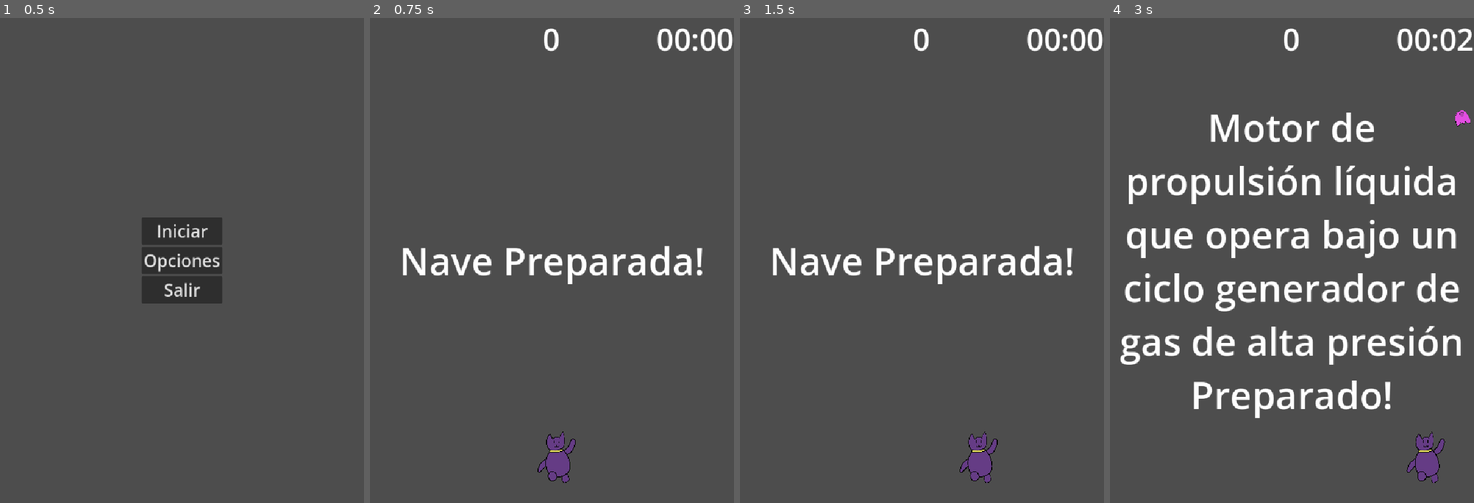
Above: before the commit, frames 1-4 (left to right).
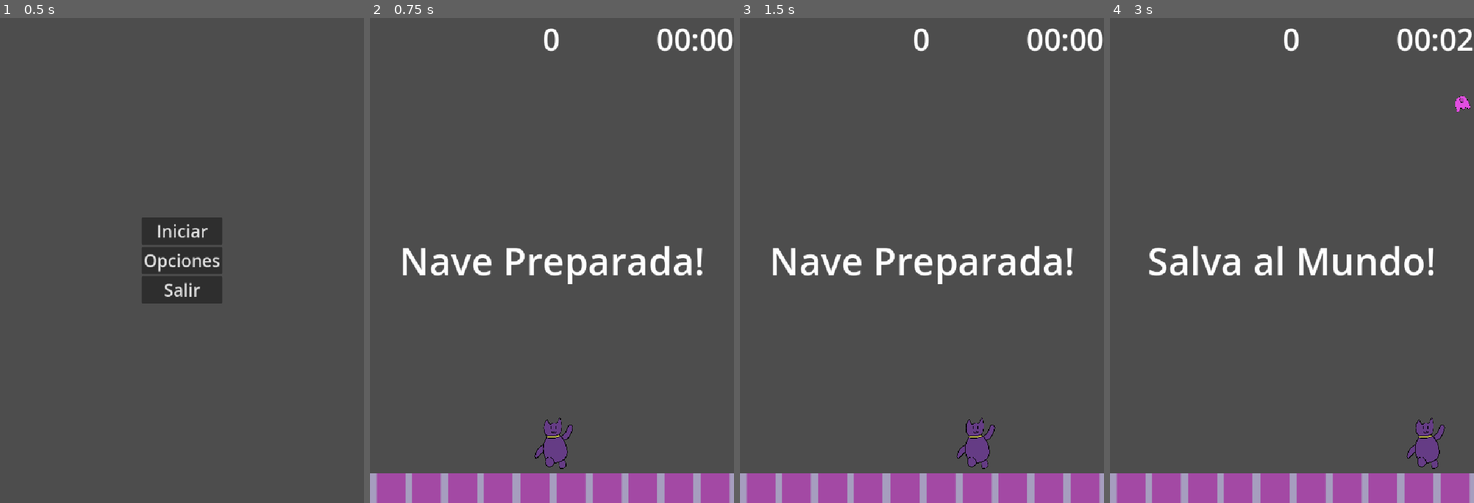
Above: after the commit, the same moments.

Repository: Ian-Jesus/El-viaje-de-Pon
Game: Godot game, scene res://Escenas/menu.tscn
Same seed, same stepped clock (60 frames per second), same inputs: the game is played once before the commit and once after it. The engine's default icon, where the game draws it, is replaced by a stand-in: a white triangle on a blue panel in a dark square.
Inputs:
- Up to frame 1 (0.5 s): no input
- Up to frame 2 (0.75 s): click "Iniciar" at 0.5 s
- Up to frame 3 (1.5 s): tap Enter (ui_accept) at 1.25 s; hold Right (ui_right) from 1.28 s (still down); tap D (der) at 1.35 s
- Up to frame 4 (3 s): tap Enter (ui_accept) at 1.52, 2.27 s; tap W (ata) at 2.1 s; tap D (der) at 2.3, 2.85 s; release Right (ui_right) at 2.78 s; hold A (izq) from 2.78 s (still down)

Frame 1 is identical in both runs. In frame 2, 6.7% of the frame differs, in the area x 0-100%, y 82-100%; in frame 3, 6.7%; in frame 4, 19%, in the area x 0-100%, y 16-100%.

Commit message:
barra de vida y cambios de codigo para Pon
Tambien ya funciona el ataque1 de DrMedusa

Diff:
--- a/Actores/pon.tscn
+++ b/Actores/pon.tscn
@@ -4,7 +4,7 @@
 [ext_resource type="Texture2D" uid="uid://cnb165qfdiie4" path="res://Sprites/PonVolando.0001.png" id="2_luh3v"]
 
 [sub_resource type="RectangleShape2D" id="RectangleShape2D_obaep"]
-size = Vector2(50, 80)
+size = Vector2(60, 80)
 
 [sub_resource type="RectangleShape2D" id="RectangleShape2D_q5sfa"]
 size = Vector2(50, 70)
--- a/Actores/tentaculo.tscn
+++ b/Actores/tentaculo.tscn
@@ -7,14 +7,10 @@
 [sub_resource type="RectangleShape2D" id="RectangleShape2D_7asr5"]
 size = Vector2(150, 1000)
 
-[node name="Tentanculo" type="Node2D" unique_id=1623238120]
+[node name="Tentaculo" type="CharacterBody2D" unique_id=1871316573]
+collision_layer = 2
+collision_mask = 0
 script = ExtResource("1_05e0r")
-
-[node name="Area2D" type="Area2D" parent="." unique_id=71737169]
-collision_layer = 0
-
-[node name="CollisionShape2D" type="CollisionShape2D" parent="Area2D" unique_id=887624451]
-shape = SubResource("RectangleShape2D_7asr5")
 
 [node name="Sprite2D" type="Sprite2D" parent="." unique_id=1366824884]
 visible = false
@@ -25,4 +21,5 @@
 [node name="Sprite2D2" type="Sprite2D" parent="." unique_id=1382096067]
 texture = ExtResource("3_uqgc3")
 
-[connection signal="body_entered" from="Area2D" to="." method="_on_area_2d_body_entered"]
+[node name="CollisionShape2D" type="CollisionShape2D" parent="." unique_id=887624451]
+shape = SubResource("RectangleShape2D_7asr5")
--- a/Escenas/hud.tscn
+++ b/Escenas/hud.tscn
@@ -1,6 +1,7 @@
 [gd_scene format=3 uid="uid://cijiqea28tuva"]
 
-[ext_resource type="Script" uid="uid://d2154fnlg7abp" path="res://Scripts/hud.gd" id="1_4nel0"]
+[ext_resource type="Script" uid="uid://d2154fnlg7abp" path="res://Scripts/UI/hud.gd" id="1_4nel0"]
+[ext_resource type="Texture2D" uid="uid://lcce61tcg685" path="res://Sprites/prototipos/barraVidaPon10.png" id="2_v1vk6"]
 
 [node name="HUD" type="CanvasLayer" unique_id=1808341901]
 script = ExtResource("1_4nel0")
@@ -51,6 +52,16 @@
 [node name="PeligroT" type="Timer" parent="." unique_id=1070822580]
 wait_time = 2.0
 
+[node name="TextureRect" type="TextureRect" parent="." unique_id=1153162358]
+anchors_preset = 12
+anchor_top = 1.0
+anchor_right = 1.0
+anchor_bottom = 1.0
+offset_top = -63.0
+grow_horizontal = 2
+grow_vertical = 0
+texture = ExtResource("2_v1vk6")
+
 [connection signal="timeout" from="InicioTimer" to="." method="_on_inicio_timer_timeout"]
 [connection signal="timeout" from="TiempoJuego" to="." method="_on_tiempo_juego_timeout"]
 [connection signal="timeout" from="PeligroT" to="." method="_on_peligro_t_timeout"]
--- a/Escenas/nuevo_mundo.tscn
+++ b/Escenas/nuevo_mundo.tscn
@@ -38,7 +38,7 @@
 position = Vector2(391, -90)
 
 [node name="Pon" parent="." unique_id=1275403122 instance=ExtResource("2_qeco3")]
-position = Vector2(397, 928)
+position = Vector2(391, 898)
 
 [node name="HUD" parent="." unique_id=1808341901 instance=ExtResource("3_qeco3")]
 
--- a/Scripts/hud.gd
+++ b/Scripts/UI/hud.gd
@@ -1,4 +1,7 @@
 extends CanvasLayer
+# Soy un atrevido, como voy a tener logica y controladores de juego en el HUD HAHAHA
+# Para esto debo hacer un GameController, chicos no hagan lo que yo hice en casa.
+# Para proximos SPRINTS lo corrijo? un like y lo arreglo
 # Temporizadores
 @onready var tiempoJ: Timer = $TiempoJuego
 @onready var inicioT: Timer = $InicioTimer
@@ -12,10 +15,24 @@
 var nivel = 0
 var cont = 0
 var punt = 0
-@export var vida = 3
+@export var vida = 10
 @export var condicionVictoria = 100
 var unicavez:bool=true
 var unavez:bool=true
+# Otros
+@onready var barraVida: TextureRect = $TextureRect
+# Preloads
+const bv0 = preload("uid://bby8mg2nlfqjb")
+const bv1 = preload("uid://dxrcae1litxj5")
+const bv2 = preload("uid://deru1p5ghu4j4")
+const bv3 = preload("uid://ciqfw652dkm8v")
+const bv4 = preload("uid://dwfw6umpnk16r")
+const bv5 = preload("uid://ccrrbnb86ciat")
+const bv6 = preload("uid://dx2qubel5a567")
+const bv7 = preload("uid://drbmyxafwmptt")
+const bv8 = preload("uid://4s8fa56i2okd")
+const bv9 = preload("uid://ygq8laa04hrp")
+const bv10 = preload("uid://lcce61tcg685")
 
 func _ready() -> void:
 	_iniciarTimer()
@@ -64,6 +81,7 @@
 
 func _pon_recibe_daño():
 	vida -= 1
+	_controlador_barra_de_vida()
 	if vida <= 0:
 		Global.puntuacion = punt
 		Global.derrota.emit()
@@ -82,13 +100,27 @@
 			mensaje.text = "Pon Preparado!"
 			inicioT.start()
 		3:
-			mensaje.text = "Motor de propulsión líquida que opera bajo un ciclo generador de gas de alta presión Preparado!"
+			mensaje.text = "Salva al Mundo!"
 			inicioT.start()
 		5:
 			mensaje.text = ""
 		6:
 			$InicioTimer.stop()
 
+func _controlador_barra_de_vida():
+	# tambien podria haber usado un vector con los preloads, y moverme una posición cada vez
+	match vida:
+		0:barraVida.texture = bv0
+		1:barraVida.texture = bv1
+		2:barraVida.texture = bv2
+		3:barraVida.texture = bv3
+		4:barraVida.texture = bv4
+		5:barraVida.texture = bv5
+		6:barraVida.texture = bv6
+		7:barraVida.texture = bv7
+		8:barraVida.texture = bv8
+		9:barraVida.texture = bv9
+		10:barraVida.texture = bv10
 
 func _on_tiempo_juego_timeout() -> void:
 	_condicion_victoria_t()
--- a/Scripts/enemigo.gd
+++ b/Scripts/enemigo.gd
@@ -20,8 +20,10 @@
 			collision.get_collider().hit()
 
 func _on_area_deteccion_body_entered(body: Node2D) -> void:
-	Global.enemigo_destruido.emit(10)
+
 	# Dudo un poco que sea de buena programacion destruir los dos objetos desde el script de uno...
+	# Creo que ahora que llamamos a una funcion destruir esta bien, no?
 	if body.has_method("destruir"):
 			body.destruir()
+			Global.enemigo_destruido.emit(10)
 	destruir()
--- a/Scripts/pon.gd
+++ b/Scripts/pon.gd
@@ -24,4 +24,5 @@
 
 func _on_area_2d_body_entered(body: Node2D) -> void:
 	Global.pon_daño.emit()
-	body.call_deferred("queue_free")
+	if body.has_method("destruir"):
+		body.destruir()
--- a/Scripts/tentaculo.gd
+++ b/Scripts/tentaculo.gd
@@ -1,6 +1,5 @@
-extends Node2D
-@export var tiempo:float = 2.5
-signal golpe()
+extends CharacterBody2D
+@export var tiempo:float = 2.0
 
 func iniciar(pos):
 	position = Vector2(pos,500)
@@ -11,11 +10,3 @@
 
 func destruir():
 	queue_free()
-
-func _on_body_entered(body: Node2D) -> void:
-	if body.is_in_group("jugador"):
-		pass # Efecto visual de peligro
-
-func _on_area_2d_body_entered(body: Node2D) -> void:
-	if body.is_in_group("jugador"):
-		emit_signal("golpe")
--- a/project.godot
+++ b/project.godot
@@ -23,6 +23,7 @@
 
 window/size/viewport_width=768
 window/size/viewport_height=1024
+window/size/mode=2
 window/stretch/mode="canvas_items"
 
 [file_customization]
Renamed: Scripts/hud.gd.uid -> Scripts/UI/hud.gd.uid
Binary file added: Sprites/prototipos/barraVidaPon0.png
Not shown, added: Sprites/prototipos/barraVidaPon0.png.import
Binary file added: Sprites/prototipos/barraVidaPon1.png
Not shown, added: Sprites/prototipos/barraVidaPon1.png.import
Binary file added: Sprites/prototipos/barraVidaPon10.png
Not shown, added: Sprites/prototipos/barraVidaPon10.png.import
Binary file added: Sprites/prototipos/barraVidaPon2.png
Not shown, added: Sprites/prototipos/barraVidaPon2.png.import
Binary file added: Sprites/prototipos/barraVidaPon3.png
Not shown, added: Sprites/prototipos/barraVidaPon3.png.import
Binary file added: Sprites/prototipos/barraVidaPon4.png
(and 11 more such lines)
